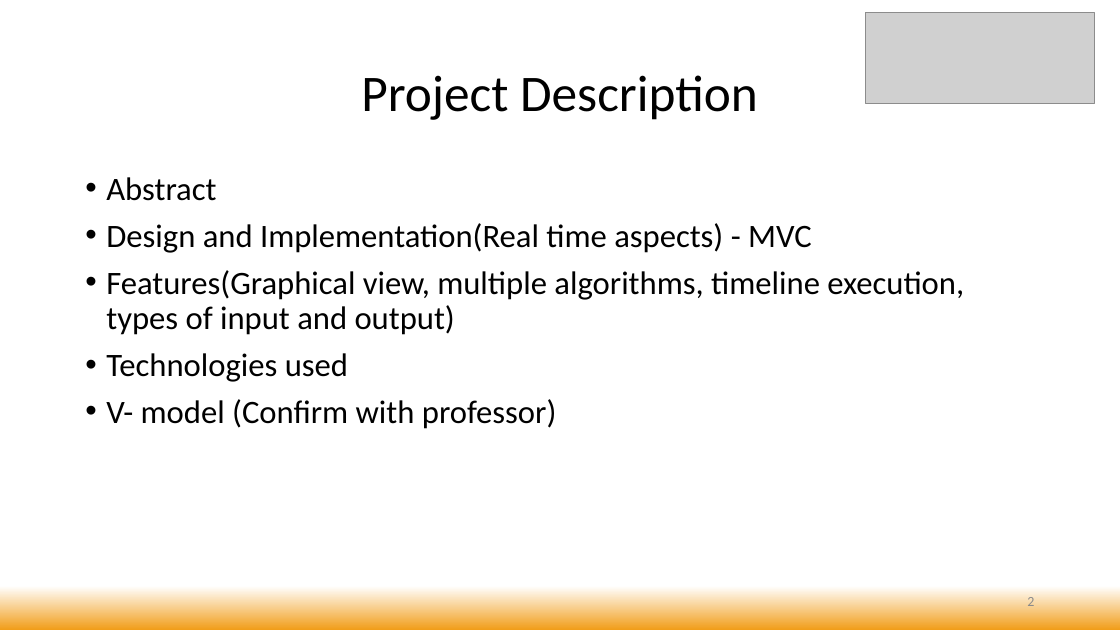
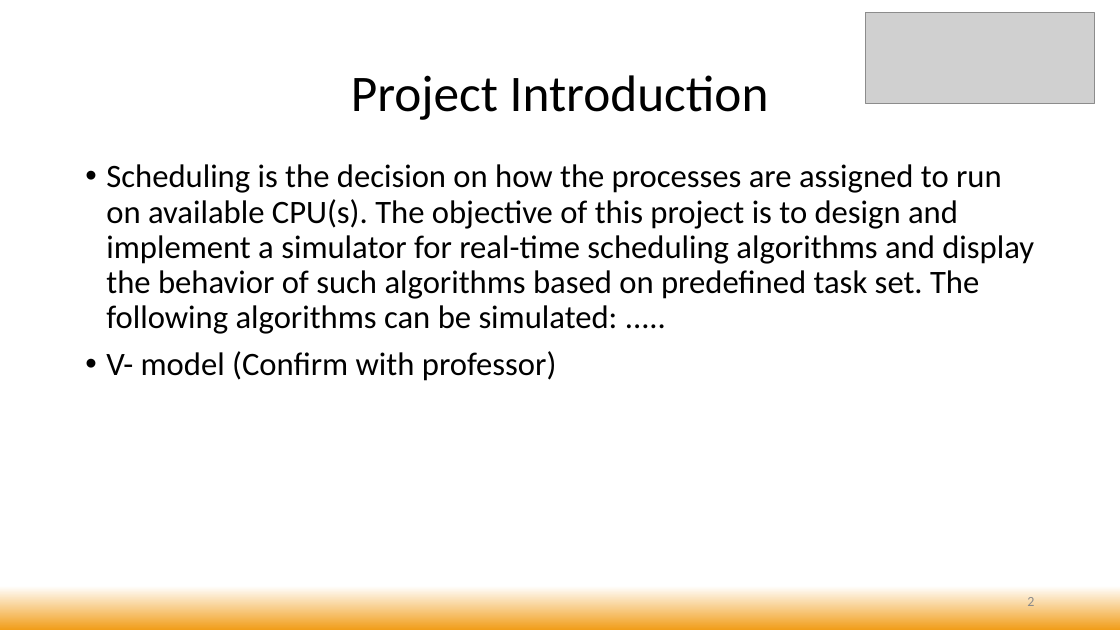
Before and after one commit to bhatvineeth/SchedulingSimulation, a slide deck: slide 2 of RTS_InitialProjectReport.pptx. Drawn at 1120x630 pixels with LibreOffice and Linux fonts; fonts in the diff are those of the drawing; grey boxes stand for pictures. Boxes give left, top, right and bottom in pixels: in the first picture for what was removed or moved away, otherwise in the second. Text is boxed around its words. In the diff, an @@ line names an element or a change of style, - is before the commit and + after.

Commit message:
Initial Project Report Update
Initial Project Report Update

```diff
--- a/RTS_InitialProjectReport.pptx
+++ b/RTS_InitialProjectReport.pptx
@@ title at box(351, 75, 769, 120): text changed @@
-Project Description
+Project Introduction
@@ text "Scheduling is the decision on ...": place and size @@
-text "Scheduling is the decision on ..." at box(106, 177, 964, 429)
+text "Scheduling is the decision on ..." at box(106, 164, 1034, 381)
@@ text at box(106, 164, 1034, 334): text changed @@
-• Abstract
-• Design and Implementation(Real time aspects) - MVC
-• Features(Graphical view, multiple algorithms, timeline execution, types of input and output)
-• Technologies used
+• Scheduling is the decision on how the processes are assigned to run on available CPU(s). The objective of this project is to design and implement a simulator for real-time scheduling algorithms and display the behavior of such algorithms based on predefined task set. The following algorithms can be simulated: .....
```
Also in this commit, not shown: 2 slides added, 1 slide removed, 3 other files.
